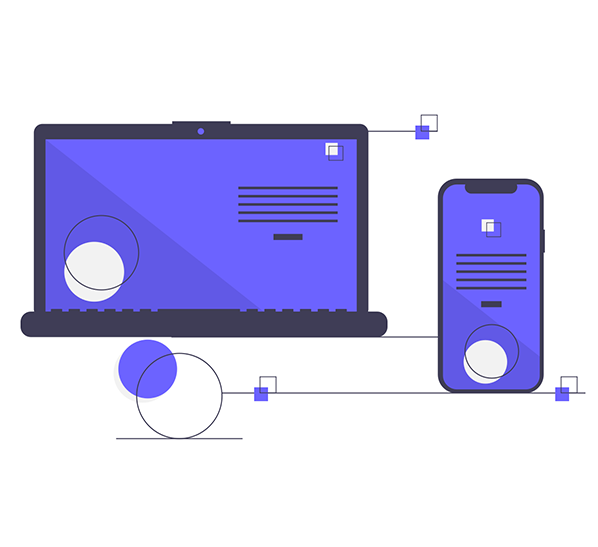
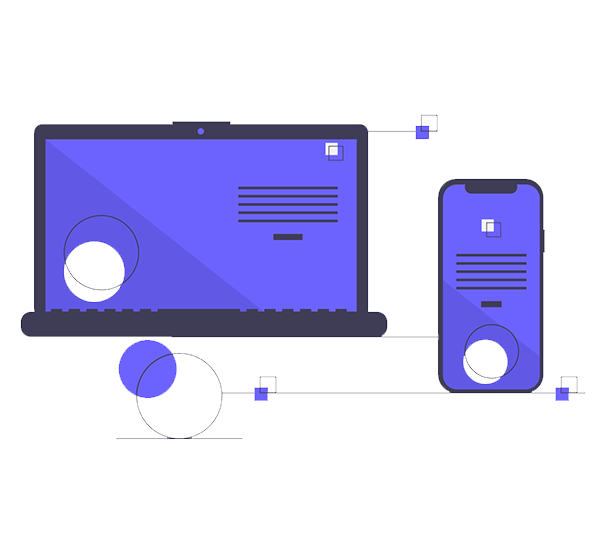
Layers edited between the first and the second (598, 547) image:
painted on "undraw_progressive_app_m9ms" over 20, 114, 586, 440
